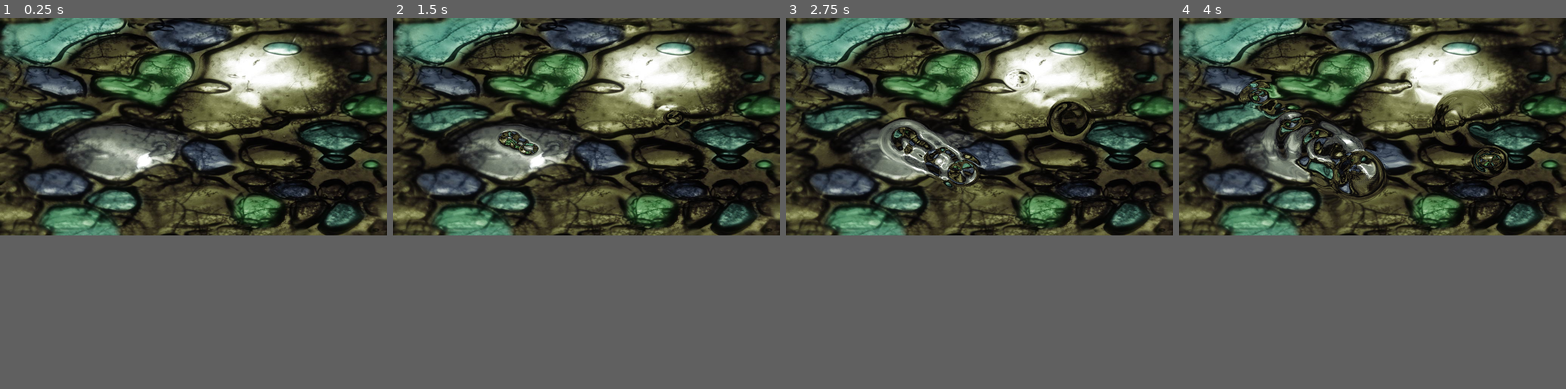
Above: before the commit, frames 1-4 (left to right).
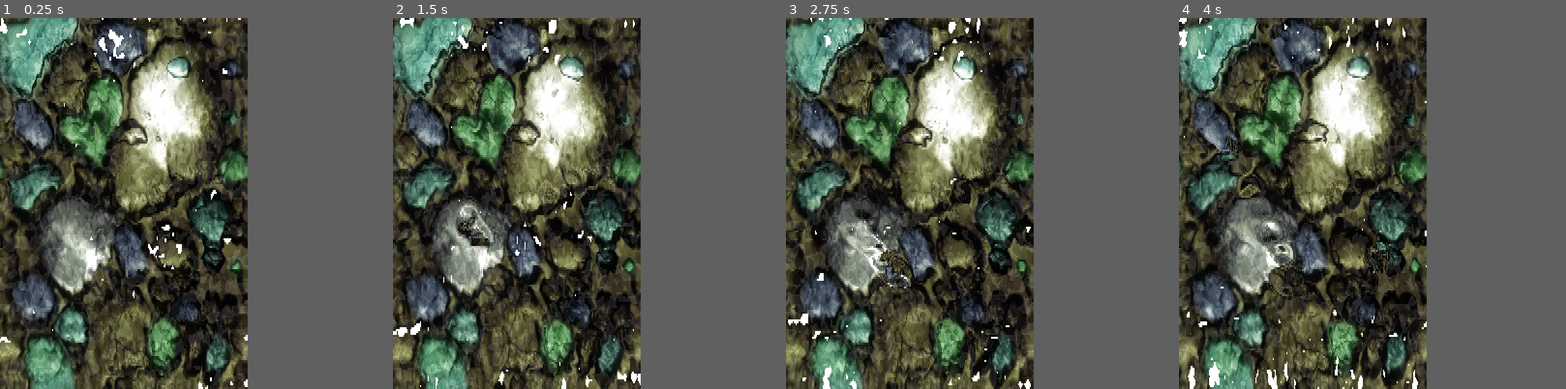
Above: after the commit, the same moments.

Repository: meisei4/bath
Game: Godot game, scene res://godot/Test/ShaderToy/ShaderToy.tscn
Two runs of this game, one before a commit and one after it. Both use one fixed random seed, a clock stepped at 60 frames per second and the inputs below. The project has no main scene, so this scene is started directly.
Inputs (mouse positions are in pixels of both pictures, inside the frame that each line leads up to):
- Up to frame 1 (0.25 s): no input
- Up to frame 2 (1.5 s): move the mouse to (671, 114) at 0.52 s; hold D (right) 0.53-1.25 s; click (671, 114) at 0.67 s; drag from (509, 136) to (567, 170) at 1.27 s
- Up to frame 3 (2.75 s): move the mouse to (1018, 77) at 2.02 s; hold D (right) from 2.03 s (still down); click (1018, 77) at 2.17 s
- Up to frame 4 (4 s): release D (right) at 2.75 s; drag from (1353, 170) to (1256, 95) at 2.77 s; move the mouse to (1488, 158) at 3.52 s; hold A (left) from 3.53 s (still down); click (1488, 158) at 3.67 s
In our replay, the window is 800x450 before the commit and 512x768 after it. These sizes can differ from the game's own. Grey fills any space a smaller window leaves; there, only what the larger window draws over its background counts as a difference.

The runs differ from the first frame. In frame 1, 71% of the frame differs, in the area x 0-100%, y 0-100%; in frame 2, 71%; in frame 3, 71%; in frame 4, 71%.

Commit message:
kind of replicated, still issues with mouse uniform and sampling the caustic textures

Diff:
--- a/Resources/Shaders/finite_approx_ripple.gdshader
+++ b/Resources/Shaders/finite_approx_ripple.gdshader
@@ -3,16 +3,17 @@
 #include "res://Resources/Shaders/constants.gdshaderinc"
 
 uniform vec2 iResolution;
-uniform vec3 iMouse;
+//uniform vec3 iMouse;
+uniform vec4 iMouse;
 uniform sampler2D iChannel0;
 
 //IDEAL ADJUSTABLE PARAMETERS:
 //EFFECTIVE DOMAIN: [0.5, 20.0] UNITS: multiplier against base 1.0 size (percentage of screen resolution)
-#define RIPPLE_SCALE 0.5 // to scale the size of the ripple
+#define RIPPLE_SCALE 1.0 // to scale the size of the ripple
 //EFFECTIVE DOMAIN: [0.1, 1.0] UNITS: multiplier against base 1x speed
 #define SPEED_FACTOR 1.0 // to slow down ripple
 //EFFECTIVE DOMAIN: [-0.34, 1.0] TRY -0.34 to break things,
-#define PROPAGATION_INTENSITY 0.0 //to speed up the ripple
+#define PROPAGATION_INTENSITY -0.0 //to speed up the ripple
 //EFFECTIVE DOMAIN: [0.025, 0.5], UNITS: percentage of canvas resolution
 #define IMPULSE_WAVE_WIDTH 0.025 //to adjust the wave front width
 
@@ -20,7 +21,8 @@
 #define BASE_SAMPLE_STEP 0.005
 #define BASE_IMPULSE_STRENGTH -0.015 // Base impulse strength (height units per frame)
 #define BASE_PROPAGATION 1.0 // EFFECTIVE_PROPAGATION to vary between 1.0 and 1.15,
-#define BASE_DAMPENING 0.85 // EFFECTIVE_DAMPENING to vary between 95% and 15% of 95%
+// TODO: tie this with the advent
+#define BASE_DAMPENING 0.80 // EFFECTIVE_DAMPENING to vary between 95% and 15% of 95%
 
 //EFFECTIVE PARAMETERS DERVIED FROM IDEAL PARAMETERS AND BASE PARAMETERS:
 #define EFFECTIVE_SAMPLE_STEP (BASE_SAMPLE_STEP * SPEED_FACTOR)
@@ -36,16 +38,35 @@
     return texture(tex, uv).r;
 }
 
-void fragment() {
+float compute_wavefront(vec2 uv, vec2 mouse_position, vec2 prev_mouse_position) {
+    float uv_distance_from_mouse = length(mouse_position - uv);
+    float radial_impulse = BASE_IMPULSE_STRENGTH * smoothstep(IMPULSE_OUTER_RADIUS, IMPULSE_INNER_RADIUS, uv_distance_from_mouse);
+    vec2 mouse_velocity = mouse_position - prev_mouse_position;
+    float movement = length(mouse_velocity);
+    float directional_factor = 1.0;
+
+    if (movement > 0.001) {
+        vec2 mouse_direction = normalize(mouse_velocity);
+        vec2 to_fragment = normalize(uv - mouse_position);
+        directional_factor = step(0.0, dot(mouse_direction, to_fragment));
+    }
+
+    return radial_impulse * directional_factor;
+}
+
+void fragment(){
 //void mainImage(out vec4 frag_color, in vec2 frag_coord) {
     vec2 uv = FRAGCOORD.xy / iResolution.xy;
-    //vec2 uv = frag_coord.xy / iResolution.xy;
-
-    //account for achieving circle eripples with non square resolutions
+    //vec2 uv = frag_coord / iResolution.xy;
+    // Adjust the y sample offset to compensate for non-square resolutions.
+    // Without this, a fixed UV step would correspond to different pixel distances in x and y,
+    // resulting in anisotropic (e.g. elliptical) ripples.
     float adjusted_sample_step = EFFECTIVE_SAMPLE_STEP * (iResolution.x / iResolution.y);
     vec2 neighbor_offset_x = vec2(EFFECTIVE_SAMPLE_STEP, 0.0);
     vec2 neighbor_offset_y = vec2(0.0, adjusted_sample_step);
-
+    // Retrieve previous frame height data:
+    //   prev_height: height from 1 frame ago (red channel)
+    //   prev_prev_height: height from 2 frames ago (green channel)
     vec2 prev_heights = texture(iChannel0, uv).rg;
     float height_left   = sample_height(iChannel0, uv - neighbor_offset_x);
     float height_right  = sample_height(iChannel0, uv + neighbor_offset_x);
@@ -53,11 +74,15 @@
     float height_top    = sample_height(iChannel0, uv + neighbor_offset_y);
 
     vec2 mouse_position = iMouse.xy / iResolution.xy;
+    vec2 prev_mouse_position = texture(iChannel0, uv).ba;
     float mouse_impulse = 0.0;
+    if (iMouse.z > 0.0) {
+        //BASIC
+        float uv_distance_from_mouse = length(mouse_position - uv);
+        //mouse_impulse = BASE_IMPULSE_STRENGTH * smoothstep(IMPULSE_OUTER_RADIUS, IMPULSE_INNER_RADIUS, uv_distance_from_mouse);
 
-    if (iMouse.z > 0.0) {
-        float uv_distance_from_mouse = length(mouse_position - uv);
-        mouse_impulse = BASE_IMPULSE_STRENGTH * smoothstep(IMPULSE_OUTER_RADIUS, IMPULSE_INNER_RADIUS, uv_distance_from_mouse);
+        //WAVEFRONT ONLY
+        mouse_impulse = compute_wavefront(uv, mouse_position, prev_mouse_position);
     }
 
     float avg_neighbor_height = (height_left + height_right + height_top + height_bottom) / 4.0;
@@ -65,6 +90,15 @@
     new_height *= EFFECTIVE_DAMPENING;
     new_height += mouse_impulse;
 
+    vec2 gradient = vec2(height_right - height_left, height_top - height_bottom);
+    vec2 mouse_velocity = mouse_position - prev_mouse_position;
+    float advection = 0.0;
+    if (length(mouse_velocity) > 0.0001) {
+        vec2 mouse_direction = normalize(mouse_velocity);
+        advection = dot(mouse_direction, gradient);
+    }
+    //TODO: MAKE THIS SCALE WITH THE DAMPENING!!!
+    new_height += 0.075 * advection;
+    //frag_color = vec4(new_height, prev_heights.r, mouse_position.x, mouse_position.y);
     COLOR = vec4(new_height, prev_heights.r, mouse_position.x, mouse_position.y);
-    //frag_color = vec4(new_height, prev_heights.r, mouse_position.x, mouse_position.y);
 }
--- a/Resources/Shaders/water.gdshader
+++ b/Resources/Shaders/water.gdshader
@@ -2,25 +2,168 @@
 
 #include "res://Resources/Shaders/constants.gdshaderinc"
 uniform vec2 iResolution;
-uniform sampler2D iChannel0; // Assign: res://Assets/Textures/rocks.jpg (background texture)
-uniform sampler2D iChannel1; // this should be whats getting updated by buffer
+uniform float iTime;
+uniform sampler2D iChannel0; //"file://assets/textures/gray_noise_small.png"  // noise displacement map (red channel)
+uniform sampler2D iChannel1; //"file://assets/textures/rocks.jpg"             // background texture (full-color)
+uniform sampler2D iChannel2; //"file://assets/textures/pebbles.png"           // caustics displacement map (red channel)
+uniform sampler2D iChannel3; // this should be whats getting updated by buffer
 
-vec4 sample_background_with_disp_map(sampler2D tex, vec2 uv) {
-    vec3 normal = normalize(vec3(
-        texture(iChannel0, uv + vec2(NORMAL_SAMPLE_OFFSET, 0.0)).r - texture(iChannel0, uv - vec2(NORMAL_SAMPLE_OFFSET, 0.0)).r,
-        texture(iChannel0, uv + vec2(0.0, NORMAL_SAMPLE_OFFSET)).r - texture(iChannel0, uv - vec2(0.0, NORMAL_SAMPLE_OFFSET)).r,
-        2.0 * NORMAL_SAMPLE_OFFSET
-    ));
-    vec2 refracted_offset = refract(INCIDENT_DIRECTION, normal, REFRACTION_INDEX_RATIO).xy;
-    vec2 bg_uv = uv + refracted_offset;
+// debug macros
+#define PIXELATE_UV
+#define SHOW_NOISE_DISP_MAP_1
+#define SHOW_NOISE_DISP_MAP_2
+#define SHOW_CAUSTICS_DISP_MAP_1
+#define SHOW_CAUSTICS_DISP_MAP_2
+#define SHOW_BACKGROUND
+#define RIPPLE_EFFECT
+
+vec2 pixelate_uv(vec2 uv) {
+    return floor(uv * vec2(VIRTUAL_DS_RES_X, VIRTUAL_DS_RES_Y)) / vec2(VIRTUAL_DS_RES_X, VIRTUAL_DS_RES_Y);
+}
+
+vec2 scroll_displacement_map(vec2 uv, vec2 velocity, vec2 positional_offset) {
+    return uv + iTime * velocity + positional_offset;
+}
+
+vec4 sample_disp_map(
+    sampler2D tex,
+    vec2 uv,
+    vec2 velocity,
+    vec2 positional_offset,
+    float intensity_factor
+) {
+    vec2 offset_uv = scroll_displacement_map(uv, velocity, positional_offset);
+    float noise_value = texture(tex, offset_uv).r; // Single-channel (red)
+    float scaled_noise = noise_value * intensity_factor;   // Apply intensity/darkening factor to dim the displacement map (otherwise colors get blown out)
+    return vec4(scaled_noise, scaled_noise, scaled_noise, 1.0);
+}
+
+//BASIC DISPLACEMENT MAP EXAMPLE INTEGRATION WITHOUT SCROLLING
+vec4 sample_background_with_disp_map(
+    sampler2D tex,
+    vec2 uv,
+    vec4 disp_map,
+    float warp_factor
+) {
+    vec2 bg_uv = uv + (disp_map.r * warp_factor);
     return texture(tex, bg_uv);
 }
 
-void fragment() {
+vec2 compute_ripple_offset(vec2 uv) {
+    // Wave simulation buffer (iChannel3) only stores a single "height" channel;
+    // we sample neighbors here to derive slope (dX, dY).
+    // The wave pass might use a different neighbor step (e.g. "EFFECTIVE_SAMPLE_STEP");
+    // we choose NORMAL_SAMPLE_OFFSET here purely for rendering normals.
+    float height_center = texture(iChannel3, uv).r;  // Might be unused if we only use neighbors
+    float height_left   = texture(iChannel3, uv - vec2(NORMAL_SAMPLE_OFFSET, 0.0)).r;
+    float height_right  = texture(iChannel3, uv + vec2(NORMAL_SAMPLE_OFFSET, 0.0)).r;
+    float height_up     = texture(iChannel3, uv + vec2(0.0, NORMAL_SAMPLE_OFFSET)).r;
+    float height_down   = texture(iChannel3, uv - vec2(0.0, NORMAL_SAMPLE_OFFSET)).r;
+    float d_x = height_right - height_left;
+    float d_y = height_up    - height_down;
+    // --- 2. Build a 3D normal vector.
+    // Notice we multiply the Z part by NORMAL_Z_SCALE * NORMAL_SAMPLE_OFFSET
+    // so we can control how "tilted" the surface is.
+    vec3 raw_normal = vec3(d_x, d_y, NORMAL_Z_SCALE * NORMAL_SAMPLE_OFFSET);
+    vec3 surface_normal = normalize(raw_normal);
+    // --- 3. Refract the "incident direction" through this normal
+    vec3 refracted = refract(INCIDENT_DIRECTION, surface_normal, REFRACTION_INDEX_RATIO);
+    return refracted.xy;
+}
+
+// vec4 sample_background_with_height_map(sampler2D background_tex, vec2 uv) {
+//     vec2 bg_uv = uv + refracted_offset;
+//     return texture(background_tex, bg_uv);
+// }
+
+float compute_effective_opacity(
+    vec4 noise_disp_map_1,
+    vec4 noise_disp_map_2,
+    vec4 caustics_disp_map_1,
+    vec4 caustics_disp_map_2
+) {
+    //pull out the r channels only (everything is grayscaled) for these intensity summations
+    float noise_disp_maps_grayscale_intensity_sum = noise_disp_map_1.r + noise_disp_map_2.r;
+    float all_disp_maps_grayscale_intensity_sum = noise_disp_map_1.r + noise_disp_map_2.r + caustics_disp_map_1.r + caustics_disp_map_2.r;
+
+    float alpha = BLURRY_ALPHA; // trough
+
+    if (noise_disp_maps_grayscale_intensity_sum > NOISE_DISP_INDUCED_INTENSITY_THRESHOLD) {
+         alpha = NORMAL_ALPHA; // incline towards a peak
+    }
+    if (all_disp_maps_grayscale_intensity_sum > ALL_DISP_MAP_INDUCED_INTENSITY_THRESHOLD) {
+         alpha = FULL_ALPHA; // peak
+    }
+   return alpha;
+}
+
+void fragment(){
 //void mainImage(out vec4 frag_color, in vec2 frag_coord) {
-    //vec2 uv = frag_coord.xy / iResolution.xy;
     vec2 uv = FRAGCOORD.xy / iResolution.xy;
-    vec4 background = sample_background_with_disp_map(iChannel1, uv);
-    //frag_color = background;
-    COLOR = background;
+    //vec2 uv = frag_coord / iResolution.xy;
+
+    vec4 noise_disp_map_1 = vec4(0.0);
+    vec4 noise_disp_map_2 = vec4(0.0);
+    vec4 caustics_disp_map_1 = vec4(0.0);
+    vec4 caustics_disp_map_2 = vec4(0.0);
+    vec4 background = vec4(0.0);
+
+    #ifdef PIXELATE_UV
+        uv = pixelate_uv(uv);
+    #endif
+
+    #ifdef RIPPLE_EFFECT
+        uv += compute_ripple_offset(uv);
+    #endif
+
+    #ifdef SHOW_NOISE_DISP_MAP_1
+        noise_disp_map_1 = sample_disp_map(
+            iChannel0, uv,
+            NOISE_DISP_MAP_1_SCROLL_VELOCITY,
+            NOISE_DISP_MAP_1_INITIAL_OFFSET,
+            NOISE_DISP_MAP_DIMMING_FACTOR
+        );
+    #endif
+
+    #ifdef SHOW_NOISE_DISP_MAP_2
+        noise_disp_map_2 = sample_disp_map(
+            iChannel0, uv,
+            NOISE_DISP_MAP_2_SCROLL_VELOCITY,
+            NOISE_DISP_MAP_2_INITIAL_OFFSET,
+            NOISE_DISP_MAP_DIMMING_FACTOR
+        );
+    #endif
+
+    #ifdef SHOW_CAUSTICS_DISP_MAP_1
+        caustics_disp_map_1 = sample_disp_map(
+            iChannel2, uv,
+            CAUSTICS_DISP_MAP_1_SCROLL_VELOCITY,
+            ZERO_POSITIONAL_OFFSET,
+            CAUSTICS_DISP_MAP_DIMMING_FACTOR
+        );
+    #endif
+
+    #ifdef SHOW_CAUSTICS_DISP_MAP_2
+        caustics_disp_map_2 = sample_disp_map(
+            iChannel2, uv,
+            CAUSTICS_DISP_MAP_2_SCROLL_VELOCITY,
+            ZERO_POSITIONAL_OFFSET,
+            CAUSTICS_DISP_MAP_DIMMING_FACTOR
+        );
+    #endif
+
+    #ifdef SHOW_BACKGROUND
+        //basic dicplacement map integration
+        background = sample_background_with_disp_map(iChannel1, uv, noise_disp_map_1, BACKGROUND_DISP_WARP_FACTOR);
+    #endif
+
+    float alpha = compute_effective_opacity(
+        noise_disp_map_1,
+        noise_disp_map_2,
+        caustics_disp_map_1,
+        caustics_disp_map_2
+    );
+
+    //frag_color = (noise_disp_map_1 + noise_disp_map_2) * alpha + background;
+    COLOR = (noise_disp_map_1 + noise_disp_map_2) * alpha + background;
 }
--- a/godot/Test/ShaderToy/ShaderToy.gd
+++ b/godot/Test/ShaderToy/ShaderToy.gd
@@ -1,3 +1,4 @@
+#TODO: figure out the reason for the buffer errors again. for some reason they are being not ping ponged in time
 extends Node2D
 class_name ShaderToy
 
@@ -11,11 +12,13 @@
 #var RippleShader: Shader = load("res://Resources/Shaders/buffer_sampling_clamp_test.gdshader")
 var RippleShaderMaterial: ShaderMaterial
 
+var NoiseTexture: Texture = load("res://Assets/Textures/gray_noise_small.png")
 var BackgroundTexture: Texture = load("res://Assets/Textures/rocks.jpg")
 var CausticsTexture: Texture = load("res://Assets/Textures/pebbles.png")
 
-
+#var iMouse: Vector3
 var iMouse: Vector4
+var iTime: float
 var BufferA: SubViewport
 var BufferB: SubViewport
 var BufferC: SubViewport
@@ -29,11 +32,13 @@
     var main_viewport_size: Vector2 = get_viewport_rect().size
     BufferA = create_viewport(main_viewport_size)
     BufferB = create_viewport(main_viewport_size)
+    #TODO: this was the fix! it allows for the texture format for the subviewport sampling to go from R10G10B10A2_UNORM (10 bit precision unsigned normalized) to 16 bit FLOATS!
+    BufferA.use_hdr_2d = true
+    BufferB.use_hdr_2d = true
     ActiveBuffer = BufferA
     InactiveBuffer = BufferB
 
     RippleImage = TextureRect.new()
-
     RippleImage.size = main_viewport_size
     add_child(BufferA)
     add_child(BufferB)
@@ -46,12 +51,12 @@
     RippleShaderNode.material = RippleShaderMaterial
 
     ActiveBuffer.add_child(RippleShaderNode)
-
     RippleImage.texture = ActiveBuffer.get_texture()
     RippleShaderMaterial.set_shader_parameter("iResolution", main_viewport_size)
     RippleShaderMaterial.set_shader_parameter("iChannel0", RippleImage.get_texture())
 
     BufferC = create_viewport(main_viewport_size)
+    BufferC.use_hdr_2d = false #TODO: without this the noise texture goes insane
     FinalImage = TextureRect.new()
     FinalImage.size = main_viewport_size
     add_child(BufferC)
@@ -64,22 +69,21 @@
     WaterShaderNode.material = WaterShaderMaterial
 
     BufferC.add_child(WaterShaderNode)
-
+    await RenderingServer.frame_post_draw
     FinalImage.texture = BufferC.get_texture()
     WaterShaderMaterial.set_shader_parameter("iResolution", main_viewport_size)
-    WaterShaderMaterial.set_shader_parameter("iChannel0", RippleImage.get_texture())
-    #WaterShaderMaterial.set_shader_parameter("iChannel0", CausticsTexture) #TODO: shadertoy does wrapping = repeat not clamp see
+    WaterShaderMaterial.set_shader_parameter("iChannel0", NoiseTexture)
     WaterShaderMaterial.set_shader_parameter("iChannel1", BackgroundTexture)
+    WaterShaderMaterial.set_shader_parameter("iChannel2", CausticsTexture) #TODO: shadertoy does wrapping = repeat not clamp see
+    WaterShaderMaterial.set_shader_parameter("iChannel3", RippleImage.get_texture())
+
 
 
 func create_viewport(size: Vector2) -> SubViewport:
     var subviewport: SubViewport = SubViewport.new()
     subviewport.size = size
     subviewport.disable_3d = true
-    #TODO: this was the fix! it allows for the texture format for the subviewport sampling to go from R10G10B10A2_UNORM (10 bit precision unsigned normalized) to 16 bit FLOATS!
-    subviewport.use_hdr_2d = true
-    RenderingServer.set_default_clear_color(Color(0.0, 0.0, 0.0, 0.0))
-    subviewport.transparent_bg
+    RenderingServer.set_default_clear_color(Color.BLACK)
     subviewport.render_target_clear_mode = SubViewport.CLEAR_MODE_ONCE
     subviewport.render_target_update_mode = SubViewport.UPDATE_ALWAYS
     return subviewport
@@ -87,7 +91,13 @@
 var mouse_pressed: bool = false
 var drag_start: Vector2 = Vector2()
 
-func _process(_delta: float) -> void:
+func _process(delta: float) -> void:
+    iTime += delta
+    WaterShaderMaterial.set_shader_parameter("iTime", iTime)
+
+    #var mouse_xy: Vector2 = get_viewport().get_mouse_position()
+    #var mouse_z: float = 1.0 if Input.is_mouse_button_pressed(MOUSE_BUTTON_LEFT) else 0.0
+    #iMouse = Vector3(mouse_xy.x, mouse_xy.y, mouse_z)
     var current_pos: Vector2 = get_viewport().get_mouse_position()
     if Input.is_mouse_button_pressed(MOUSE_BUTTON_LEFT):
         if not mouse_pressed:
--- a/godot/Test/WaterShaderTest.tscn
+++ /dev/null
@@ -1,46 +0,0 @@
-[gd_scene load_steps=2 format=3 uid="uid://dowa8282tulwc"]
-
-[sub_resource type="GDScript" id="GDScript_afvl4"]
-script/source = "extends Node2D
-class_name WaterShaderTest
-
-var shader_material: ShaderMaterial
-var feedback_buffer: FeedbackBuffer
-var time_accum: float = 0.0
-const RESOLUTION = Vector2(512, 768)
-
-
-func _ready() -> void:
-    feedback_buffer = FeedbackBuffer.new()
-    add_child(feedback_buffer)
-    await get_tree().process_frame
-    var shader = load(\"res://Resources/Shaders/water.gdshader\")
-    shader_material = ShaderMaterial.new()
-    shader_material.shader = shader
-    shader_material.set_shader_parameter(
-        \"iChannel0\", load(\"res://Assets/Textures/gray_noise_small.png\")
-    )
-    shader_material.set_shader_parameter(\"iChannel1\", load(\"res://Assets/Textures/rocks.jpg\"))
-    shader_material.set_shader_parameter(\"iChannel2\", load(\"res://Assets/Textures/pebbles.png\"))
-    shader_material.set_shader_parameter(\"iResolution\", RESOLUTION)
-    var rect = ColorRect.new()
-    rect.material = shader_material
-    rect.color = Color.WHITE
-    rect.size = RESOLUTION
-    add_child(rect)
-
-
-func _process(delta: float) -> void:
-    time_accum += delta
-    var global_mouse: Vector2 = get_viewport().get_mouse_position()
-    var mouse_pressed: float = 1.0 if Input.is_mouse_button_pressed(MOUSE_BUTTON_LEFT) else 0.0
-    var i_mouse: Vector3 = Vector3(global_mouse.x, global_mouse.y, mouse_pressed)
-    shader_material.set_shader_parameter(\"iTime\", time_accum)
-    shader_material.set_shader_parameter(\"iMouse\", i_mouse)
-    shader_material.set_shader_parameter(\"iChannel3\", feedback_buffer.get_output_texture())
-    feedback_buffer.set_uniforms(time_accum, i_mouse, RESOLUTION)
-    feedback_buffer.update_buffer()
-"
-
-[node name="WaterShaderTest" type="Node2D"]
-script = SubResource("GDScript_afvl4")
--- a/project.godot
+++ b/project.godot
@@ -32,8 +32,8 @@
 
 [display]
 
-window/size/viewport_width=800
-window/size/viewport_height=450
+window/size/viewport_width=512
+window/size/viewport_height=768
 
 [editor_plugins]
 
@@ -61,9 +61,3 @@
 "events": [Object(InputEventKey,"resource_local_to_scene":false,"resource_name":"","device":-1,"window_id":0,"alt_press …(192 unchanged characters)…
 ]
 }
-
-[rendering]
-
-renderer/rendering_method="gl_compatibility"
-renderer/rendering_method.mobile="gl_compatibility"
-environment/defaults/default_clear_color=Color(0, 0, 0, 1)
Not shown, changed: Resources/Shaders/constants.gdshaderinc
